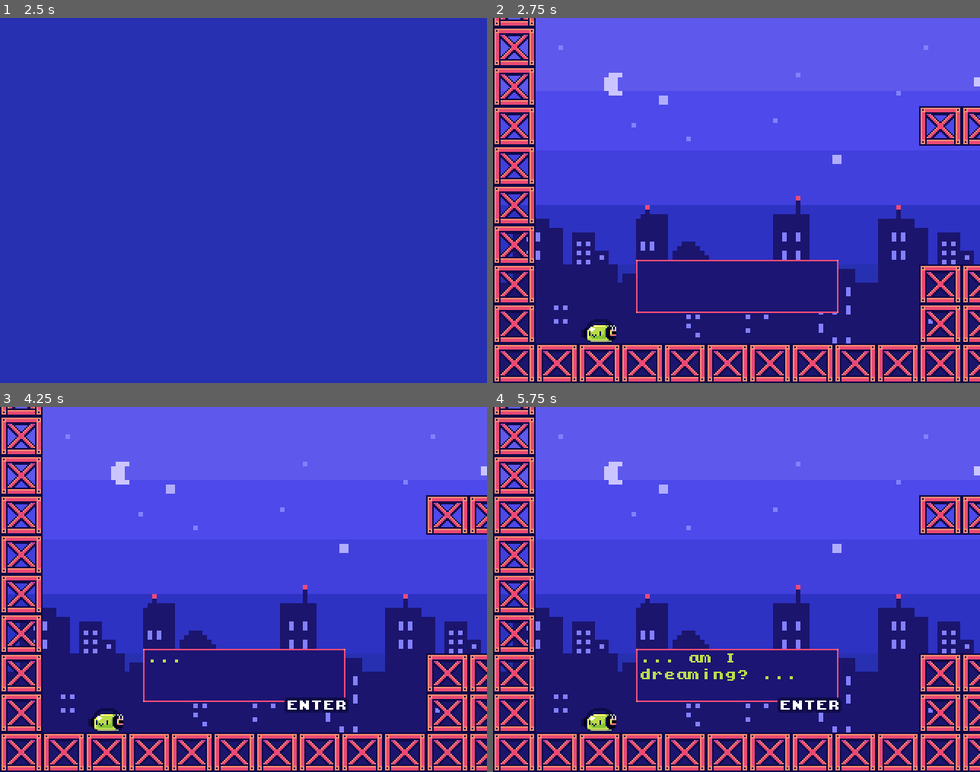
Above: before the commit, frames 1-4 (two rows, left to right).
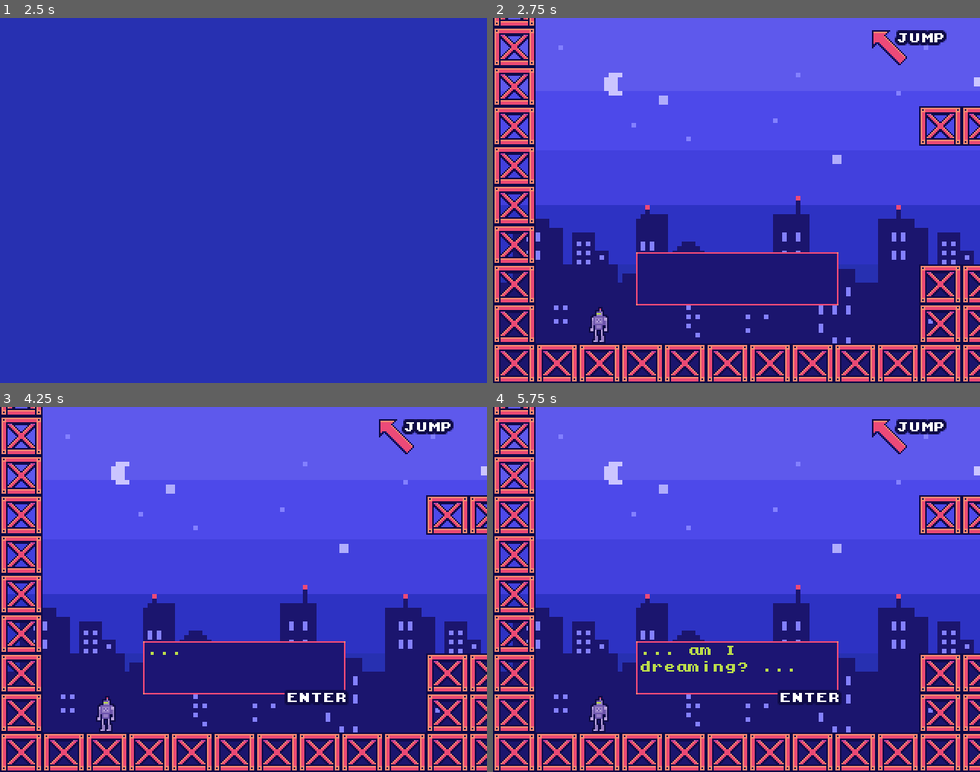
Above: after the commit, the same moments.

Repository: nikolawhallon/RobotDreams
Game: Godot game, scene res://Scenes/Game.tscn
Same seed, same stepped clock (60 frames per second), same inputs: the game is played once before the commit and once after it.
Inputs:
- Up to frame 1 (2.5 s): tap Enter (next) at 0.5, 2.1 s; hold D 0.53-2.03 s; tap Ctrl (bomb) at 0.6, 1.35, 2.3 s; tap Space (jump) at 0.77, 1.52 s; hold A from 2.03 s (still down)
- Up to frame 2 (2.75 s): keep holding A
- Up to frame 3 (4.25 s): release A at 2.78 s; hold D from 2.78 s (still down); tap Ctrl (bomb) at 2.85, 3.6 s; tap Space (jump) at 3.02, 3.5, 3.77 s
- Up to frame 4 (5.75 s): release D at 4.28 s; hold A 4.28-5.03 s; tap Enter (next) at 4.35 s; tap Space (jump) at 4.52 s; tap Ctrl (bomb) at 4.55, 5.1 s; hold D from 5.03 s (still down)

Frame 1 is identical in both runs. In frame 2, 2.3% of the frame differs, in the area x 18-94%, y 3-90%; in frame 3, 2.8%; in frame 4, 3.4%.

Commit message:
new player sprite as robot, added payphone

Diff:
--- a/Scenes/Game.gd
+++ b/Scenes/Game.gd
@@ -3,32 +3,55 @@
 var level = 0
 
 func _ready():
+	load_intro()
+
+func load_intro():
+	clear_levels_and_cutscenes()
+
 	var intro = load("res://Scenes/Intro.tscn").instance()
 	add_child(intro)
 	intro.connect("start_levels", self, "_on_Intro_start_levels")
 
+func load_outro():
+	clear_levels_and_cutscenes()
+
+	var outro = load("res://Scenes/Outro.tscn").instance()
+	add_child(outro)
+	outro.connect("restart", self, "_on_Outro_restart")
+
+	$CanvasLayer/MarginContainer/HBoxContainer.visible = false
+
 func load_level(path):
-	print("loading level " + path)
-
-	var old_levels = get_tree().get_nodes_in_group("Level")
-	for old_level in old_levels:
-		old_level.queue_free()
+	clear_levels_and_cutscenes()
 
 	var new_level = load(path).instance()
 	add_child(new_level)
 	new_level.get_node("Player").connect("wake_up", self, "_on_Player_wake_up")
+	new_level.get_node("Player").connect("infinite_bombs_collected", self, "_on_Player_infinite_bombs_collected")
 
 func _on_Player_wake_up():
 	if level == 1:
 		level += 1
 		load_level("res://Scenes/Level2.tscn")
-	if level == 2:
-		print("go to final scene?")
+	elif level == 2:
+		load_outro()
+
+func _on_Player_infinite_bombs_collected():
+	$CanvasLayer/MarginContainer/HBoxContainer.visible = true
 
 func _on_Intro_start_levels():
+	level += 1
+	load_level("res://Scenes/Level1.tscn")
+
+func _on_Outro_restart():
+	level = 0
+	load_intro()
+
+func clear_levels_and_cutscenes():
+	var old_levels = get_tree().get_nodes_in_group("Level")
+	for old_level in old_levels:
+		old_level.queue_free()
+
 	var cutscenes = get_tree().get_nodes_in_group("Cutscene")
 	for cutscene in cutscenes:
 		cutscene.queue_free()
-
-	level += 1
-	load_level("res://Scenes/Level1.tscn")
--- a/Scenes/Game.tscn
+++ b/Scenes/Game.tscn
@@ -1,6 +1,43 @@
-[gd_scene load_steps=2 format=2]
+[gd_scene load_steps=4 format=2]
 
+[ext_resource path="res://Resources/context_sensitive_text.tres" type="Theme" id=1]
+[ext_resource path="res://Assets/bomb_unlit_triplet.png" type="Texture" id=2]
 [ext_resource path="res://Scenes/Game.gd" type="Script" id=3]
 
 [node name="Game" type="Node"]
 script = ExtResource( 3 )
+
+[node name="CanvasLayer" type="CanvasLayer" parent="."]
+
+[node name="MarginContainer" type="MarginContainer" parent="CanvasLayer"]
+anchor_right = 1.0
+margin_left = 4.0
+margin_top = 4.0
+margin_right = -4.0
+margin_bottom = -4.0
+
+[node name="HBoxContainer" type="HBoxContainer" parent="CanvasLayer/MarginContainer"]
+visible = false
+margin_right = 312.0
+margin_bottom = 16.0
+
+[node name="TextureRect" type="TextureRect" parent="CanvasLayer/MarginContainer/HBoxContainer"]
+margin_right = 16.0
+margin_bottom = 16.0
+texture = ExtResource( 2 )
+
+[node name="Label" type="Label" parent="CanvasLayer/MarginContainer/HBoxContainer"]
+margin_left = 20.0
+margin_top = 4.0
+margin_right = 28.0
+margin_bottom = 12.0
+theme = ExtResource( 1 )
+text = "x"
+
+[node name="Label2" type="Label" parent="CanvasLayer/MarginContainer/HBoxContainer"]
+margin_left = 32.0
+margin_top = 4.0
+margin_right = 56.0
+margin_bottom = 12.0
+theme = ExtResource( 1 )
+text = "inf"
--- /dev/null
+++ b/Scenes/InfiniteBombs.gd
@@ -0,0 +1,10 @@
+extends Area2D
+
+func destroy():
+	get_tree().queue_delete(self)
+
+func _on_InfiniteBombs_body_entered(body):
+	if body.is_in_group("Player"):
+		body.infinite_bombs_collected = true
+		body.emit_signal("infinite_bombs_collected")
+		destroy()
--- /dev/null
+++ b/Scenes/InfiniteBombs.tscn
@@ -0,0 +1,47 @@
+[gd_scene load_steps=5 format=2]
+
+[ext_resource path="res://Resources/context_sensitive_text.tres" type="Theme" id=1]
+[ext_resource path="res://Assets/bomb_unlit.png" type="Texture" id=2]
+[ext_resource path="res://Scenes/InfiniteBombs.gd" type="Script" id=3]
+
+[sub_resource type="CircleShape2D" id=1]
+
+[node name="InfiniteBombs" type="Area2D"]
+script = ExtResource( 3 )
+
+[node name="Sprite1" type="Sprite" parent="."]
+position = Vector2( 0, -10 )
+texture = ExtResource( 2 )
+
+[node name="Sprite2" type="Sprite" parent="."]
+position = Vector2( -4, -5 )
+texture = ExtResource( 2 )
+
+[node name="Sprite3" type="Sprite" parent="."]
+position = Vector2( 4, -5 )
+texture = ExtResource( 2 )
+
+[node name="Sprite4" type="Sprite" parent="."]
+position = Vector2( -8, 1 )
+texture = ExtResource( 2 )
+
+[node name="Sprite5" type="Sprite" parent="."]
+position = Vector2( 0, 1 )
+texture = ExtResource( 2 )
+
+[node name="Sprite6" type="Sprite" parent="."]
+position = Vector2( 8, 1 )
+texture = ExtResource( 2 )
+
+[node name="Label" type="Label" parent="."]
+margin_left = 6.0
+margin_top = -16.0
+margin_right = 30.0
+margin_bottom = -8.0
+theme = ExtResource( 1 )
+text = "inf"
+
+[node name="CollisionShape2D" type="CollisionShape2D" parent="."]
+shape = SubResource( 1 )
+
+[connection signal="body_entered" from="." to="." method="_on_InfiniteBombs_body_entered"]
--- a/Scenes/Level1.tscn
+++ b/Scenes/Level1.tscn
@@ -16,12 +16,6 @@
 
 [node name="CityScape" parent="." instance=ExtResource( 7 )]
 
-[node name="TileMap" type="TileMap" parent="."]
-tile_set = ExtResource( 1 )
-cell_size = Vector2( 28, 26 )
-format = 1
-tile_data = PoolIntArray( 0, 0, 0, 16, 0, 0, 65536, 0, 0, 65552, 0, 0, 131072, 0, 0, 131088, 0, 0, 196608, 0, 0, 196618, 0, 0, 196619, 0, 0, 196620, 0, 0, 196624, 0, 0, 262144, 0, 0, 262156, 0, 0, 262160, 0, 0, 327680, 0, 0, 327692, 0, 0, 327693, 0, 0, 327694, 0, 0, 327696, 0, 0, 393216, 0, 0, 393232, 0, 0, 458752, 0, 0, 458762, 0, 0, 458763, 0, 0, 458764, 0, 0, 458765, 0, 0, 458766, 0, 0, 458767, 0, 0, 458768, 0, 0, 524288, 0, 0, 524298, 0, 0, 524299, 0, 0, 524300, 0, 0, 524301, 0, 0, 524302, 0, 0, 524303, 0, 0, 524304, 0, 0, 589824, 0, 0, 589825, 0, 0, 589826, 0, 0, 589827, 0, 0, 589828, 0, 0, 589829, 0, 0, 589830, 0, 0, 589831, 0, 0, 589832, 0, 0, 589833, 0, 0, 589834, 0, 0, 589835, 0, 0, 589836, 0, 0, 589837, 0, 0, 589838, 0, 0, 589839, 0, 0, 589840, 0, 0 )
-
 [node name="Hint1" type="Area2D" parent="."]
 visible = false
 position = Vector2( 220, 180 )
@@ -30,7 +24,7 @@
 [node name="Sprite" type="Sprite" parent="Hint1"]
 texture = ExtResource( 5 )
 
-[node name="Label" type="Label" parent="Hint1/Sprite"]
+[node name="Label" type="Label" parent="Hint1"]
 margin_left = 1.0
 margin_top = 7.0
 margin_right = 41.0
@@ -41,8 +35,30 @@
 [node name="CollisionShape2D" type="CollisionShape2D" parent="Hint1"]
 shape = SubResource( 1 )
 
+[node name="Hint2" type="Node2D" parent="."]
+position = Vector2( 260, 40 )
+
+[node name="Sprite" type="Sprite" parent="Hint2"]
+rotation = 3.14159
+scale = Vector2( 1, -1 )
+texture = ExtResource( 5 )
+
+[node name="Label" type="Label" parent="Hint2"]
+margin_left = 5.0
+margin_top = -11.0
+margin_right = 37.0
+margin_bottom = -3.0
+theme = ExtResource( 4 )
+text = "JUMP"
+
+[node name="TileMap" type="TileMap" parent="."]
+tile_set = ExtResource( 1 )
+cell_size = Vector2( 28, 26 )
+format = 1
+tile_data = PoolIntArray( 0, 0, 0, 16, 0, 0, 65536, 0, 0, 65552, 0, 0, 131072, 0, 0, 131088, 0, 0, 196608, 0, 0, 196618, 0, 0, 196619, 0, 0, 196620, 0, 0, 196624, 0, 0, 262144, 0, 0, 262156, 0, 0, 262160, 0, 0, 327680, 0, 0, 327692, 0, 0, 327693, 0, 0, 327694, 0, 0, 327696, 0, 0, 393216, 0, 0, 393232, 0, 0, 458752, 0, 0, 458762, 0, 0, 458763, 0, 0, 458764, 0, 0, 458765, 0, 0, 458766, 0, 0, 458767, 0, 0, 458768, 0, 0, 524288, 0, 0, 524298, 0, 0, 524299, 0, 0, 524300, 0, 0, 524301, 0, 0, 524302, 0, 0, 524303, 0, 0, 524304, 0, 0, 589824, 0, 0, 589825, 0, 0, 589826, 0, 0, 589827, 0, 0, 589828, 0, 0, 589829, 0, 0, 589830, 0, 0, 589831, 0, 0, 589832, 0, 0, 589833, 0, 0, 589834, 0, 0, 589835, 0, 0, 589836, 0, 0, 589837, 0, 0, 589838, 0, 0, 589839, 0, 0, 589840, 0, 0 )
+
 [node name="Player" parent="." instance=ExtResource( 2 )]
-position = Vector2( 70, 227 )
+position = Vector2( 70, 222 )
 camera_limit_bottom = 260
 camera_limit_left = 0
 camera_limit_right = 476
--- /dev/null
+++ b/Scenes/Level2.gd
@@ -0,0 +1,26 @@
+extends Node2D
+
+func _ready():
+	$Player.input_disabled = true
+	var text_box = load("res://Scenes/TextBox.tscn").instance()
+	add_child(text_box)
+	text_box.global_position = $Player.global_position + Vector2(24, -48)
+	text_box.initialize(["Ugh, another dream?", "I guess I have to fall one more time...", "What are those? Apples?", "Maybe I should grab them..."])
+	text_box.connect("tree_exiting", self, "_on_TextBox_tree_exiting")
+
+func _on_TextBox_tree_exiting():
+	$Player.input_disabled = false
+
+func _on_Payphone_body_entered(body):
+	if body.is_in_group("Player"):
+		var text_box = load("res://Scenes/TextBox.tscn").instance()
+		add_child(text_box)
+		text_box.global_position = $Payphone.global_position + Vector2(-64, -64)
+		text_box.initialize(["Call \"+12223334444\"!", "The password is \"bananas\"!", "That's the only way out!"])
+
+func _on_Payphone_body_exited(body):
+	if body.is_in_group("Player"):
+		# TODO: this is a hack TBH
+		var text_boxes = get_tree().get_nodes_in_group("TextBox")
+		for text_box in text_boxes:
+			text_box.destroy()
--- a/Scenes/Level2.tscn
+++ b/Scenes/Level2.tscn
@@ -1,11 +1,27 @@
-[gd_scene load_steps=5 format=2]
+[gd_scene load_steps=9 format=2]
 
 [ext_resource path="res://Resources/tileset.tres" type="TileSet" id=1]
 [ext_resource path="res://Scenes/Block.tscn" type="PackedScene" id=2]
 [ext_resource path="res://Scenes/Player.tscn" type="PackedScene" id=3]
 [ext_resource path="res://Scenes/CityScape.tscn" type="PackedScene" id=4]
+[ext_resource path="res://Scenes/InfiniteBombs.tscn" type="PackedScene" id=5]
+[ext_resource path="res://Scenes/Level2.gd" type="Script" id=6]
+[ext_resource path="res://Assets/payphone.png" type="Texture" id=7]
+
+[sub_resource type="RectangleShape2D" id=1]
+extents = Vector2( 40, 20 )
 
 [node name="Level2" type="Node2D" groups=["Level"]]
+script = ExtResource( 6 )
+
+[node name="Payphone" type="Area2D" parent="."]
+position = Vector2( 347, 65 )
+
+[node name="Payphone" type="Sprite" parent="Payphone"]
+texture = ExtResource( 7 )
+
+[node name="CollisionShape2D" type="CollisionShape2D" parent="Payphone"]
+shape = SubResource( 1 )
 
 [node name="CityScape" parent="." instance=ExtResource( 4 )]
 
@@ -40,7 +56,13 @@
 position = Vector2( 294, 91 )
 
 [node name="Player" parent="." instance=ExtResource( 3 )]
-position = Vector2( 126, 226 )
+position = Vector2( 126, 222 )
 camera_limit_bottom = 260
 camera_limit_left = 0
 camera_limit_right = 504
+
+[node name="InfiniteBombs" parent="." instance=ExtResource( 5 )]
+position = Vector2( 98, 171 )
+
+[connection signal="body_entered" from="Payphone" to="." method="_on_Payphone_body_entered"]
+[connection signal="body_exited" from="Payphone" to="." method="_on_Payphone_body_exited"]
--- /dev/null
+++ b/Scenes/Outro.gd
@@ -0,0 +1,7 @@
+extends Node2D
+
+signal restart
+
+func _input(_event):
+	if Input.is_action_just_pressed("restart"):
+		emit_signal("restart")
--- /dev/null
+++ b/Scenes/Outro.tscn
@@ -0,0 +1,25 @@
+[gd_scene load_steps=3 format=2]
+
+[ext_resource path="res://Resources/context_sensitive_text.tres" type="Theme" id=1]
+[ext_resource path="res://Scenes/Outro.gd" type="Script" id=2]
+
+[node name="Outro" type="Node2D" groups=["Cutscene"]]
+script = ExtResource( 2 )
+
+[node name="Camera2D" type="Camera2D" parent="."]
+offset = Vector2( 160, 120 )
+current = true
+
+[node name="Label" type="Label" parent="."]
+anchor_left = 0.5
+anchor_top = 0.5
+anchor_right = 0.5
+anchor_bottom = 0.5
+margin_left = 72.0
+margin_top = 110.5
+margin_right = 248.0
+margin_bottom = 129.5
+theme = ExtResource( 1 )
+text = "YOU WIN!
+PRESS SPACE TO RESTART"
+align = 1
--- a/Scenes/Player.gd
+++ b/Scenes/Player.gd
@@ -1,6 +1,8 @@
 extends KinematicBody2D
 
 signal wake_up
+signal infinite_bombs_collected
+var infinite_bombs_collected = false
 
 export var camera_limit_bottom = 10000000
 export var camera_limit_left = -10000000
@@ -18,7 +20,7 @@
 	$Camera2D.limit_right = camera_limit_right
 
 func _input(_event):
-	if Input.is_action_just_pressed("bomb") and !input_disabled:
+	if Input.is_action_just_pressed("bomb") and !input_disabled and infinite_bombs_collected:
 		var lit_bomb = load("res://Scenes/BombLit.tscn").instance()
 		if direction == Vector2.LEFT:
 			lit_bomb.global_position = global_position + Vector2(-16, -8)
--- a/Scenes/Player.tscn
+++ b/Scenes/Player.tscn
@@ -1,10 +1,10 @@
 [gd_scene load_steps=4 format=2]
 
-[ext_resource path="res://Assets/player.png" type="Texture" id=1]
+[ext_resource path="res://Assets/robot.png" type="Texture" id=1]
 [ext_resource path="res://Scenes/Player.gd" type="Script" id=2]
 
 [sub_resource type="RectangleShape2D" id=1]
-extents = Vector2( 11.5, 8 )
+extents = Vector2( 6.5, 12 )
 
 [node name="Player" type="KinematicBody2D" groups=["Player"]]
 script = ExtResource( 2 )
--- a/Scenes/TextBox.tscn
+++ b/Scenes/TextBox.tscn
@@ -12,7 +12,7 @@
 [sub_resource type="Theme" id=2]
 default_font = SubResource( 1 )
 
-[node name="TextBox" type="Node2D"]
+[node name="TextBox" type="Node2D" groups=["TextBox"]]
 script = ExtResource( 3 )
 
 [node name="NinePatchRect" type="NinePatchRect" parent="."]
--- a/project.godot
+++ b/project.godot
@@ -42,6 +42,11 @@
 "events": [ Object(InputEventKey,"resource_local_to_scene":false,"resource_name":"","device":0,"alt":false,"shift":false,"control":false,"meta":false,"command":false,"pressed":false,"scancode":16777221,"physical_scancode":0,"unicode":0,"echo":false,"script":null)
  ]
 }
+restart={
+"deadzone": 0.5,
+"events": [ Object(InputEventKey,"resource_local_to_scene":false,"resource_name":"","device":0,"alt":false,"shift":false,"control":false,"meta":false,"command":false,"pressed":false,"scancode":32,"physical_scancode":0,"unicode":0,"echo":false,"script":null)
+ ]
+}
 
 [physics]
 
@@ -50,6 +55,7 @@
 [rendering]
 
 quality/driver/driver_name="GLES2"
+2d/snapping/use_gpu_pixel_snap=true
 vram_compression/import_etc=true
 vram_compression/import_etc2=false
 environment/default_clear_color=Color( 0.152941, 0.188235, 0.694118, 1 )
Binary file added: Assets/bomb_unlit_triplet.png
Not shown, added: Assets/bomb_unlit_triplet.png.import
Binary file added: Assets/payphone.png
Not shown, added: Assets/payphone.png.import
Binary file added: Assets/robot.png
Not shown, changed: Assets/robot.png.import
Renamed: Assets/player.png -> Assets/slime.png
Not shown, added: Assets/slime.png.import
